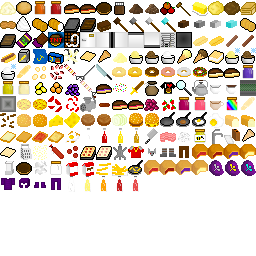
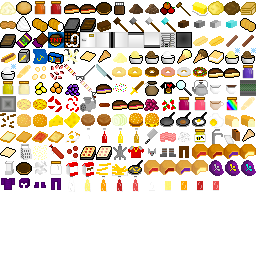
Layered file, before and after one edit (256x256). Changes by layer:
added layer "Pasted Layer #201" above "Pasted Layer #200" over (212, 181, 219, 191)
added layer "Pasted Layer #200" above "Pasted Layer #199" over (197, 181, 203, 191)
added layer "Pasted Layer #199" above "Pasted Layer #198" over (181, 181, 187, 191)
added layer "Pasted Layer #198" above "Pasted Layer #197" over (164, 181, 171, 191)
added layer "Pasted Layer #197" above "Pasted Layer #196" over (149, 182, 155, 191)
